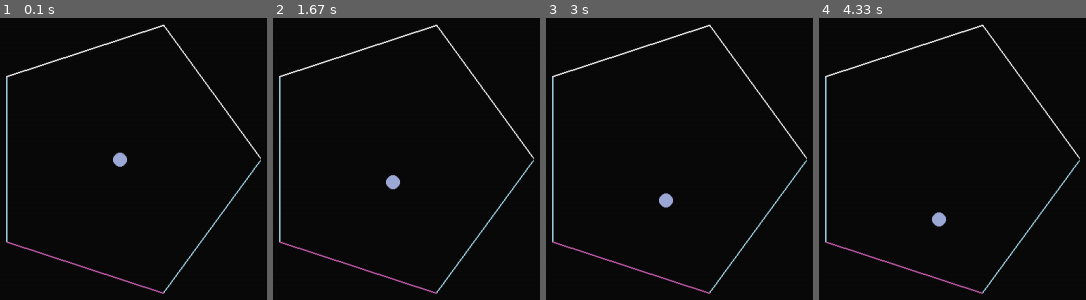
Above: before the commit, frames 1-4 (left to right).
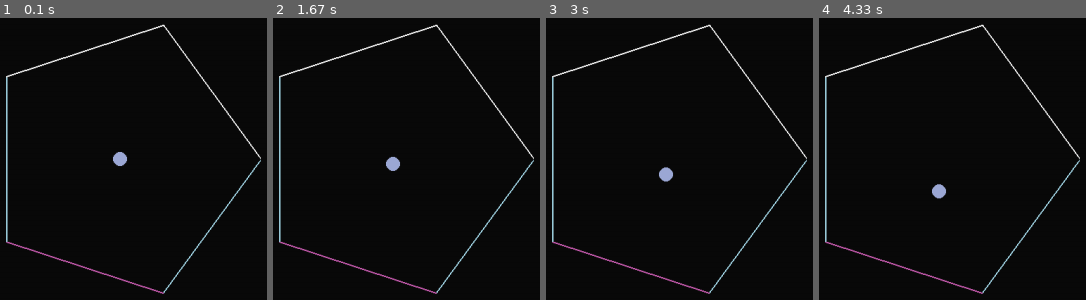
Above: after the commit, the same moments.

Repository: jwannamaker/PolyBounce
Game: pygame game, started from main.py
The game is run twice, just before and just after one commit, with the same random seed, the same clock (stepped at 60 frames per second) and the same inputs.
Inputs:
- Up to frame 1 (0.1 s): no input
- Up to frame 2 (1.67 s): tap Space at 0.33 s; hold D 0.67-1.13 s
- Up to frame 3 (3 s): hold A 2.17-2.7 s
- Up to frame 4 (4.33 s): no input

The runs differ from the first frame. In frame 1, less than 0.1% of the frame differs, in the area x 42-48%, y 47-53%; in frame 2, 0.4%, in the area x 42-48%, y 49-61%; in frame 3, 0.4%; in frame 4, 0.4%.

Commit message:
The ball falls again. Cool.

Diff:
--- a/ball.py
+++ b/ball.py
@@ -10,9 +10,9 @@
         self.color = color
         self.position = Vector2(CENTER)
 
-        self.speed = Vector2(20, 20)
-        self.direction = Vector2(0, 10)
-        # self.acceleration = Vector2(GRAVITY)
+        self.speed = Vector2(0, 0)
+        self.direction = Vector2(0, 1)
+        self.acceleration = Vector2(GRAVITY)
 
         self.keys_held = []
 
@@ -54,6 +54,7 @@
     def update(self, dt):
         self.prev_rect = self.rect.copy()
 
+        self.speed += self.acceleration * dt
         # Applying any user input for movement
         if self.keys_held.count('left'):
             self.speed.x += 1
